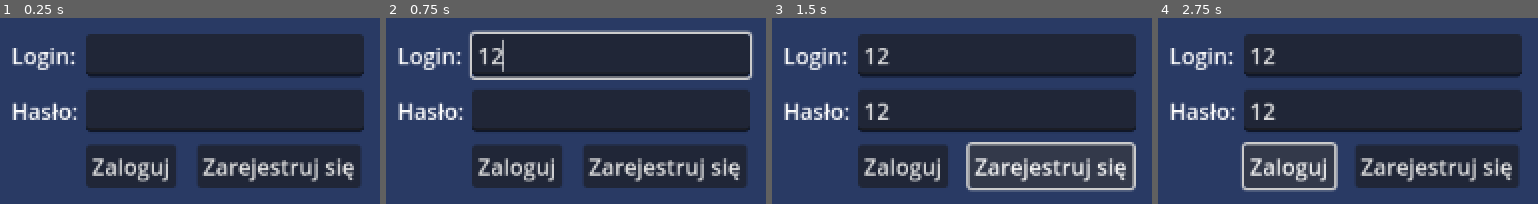
Above: before the commit, frames 1-4 (left to right).
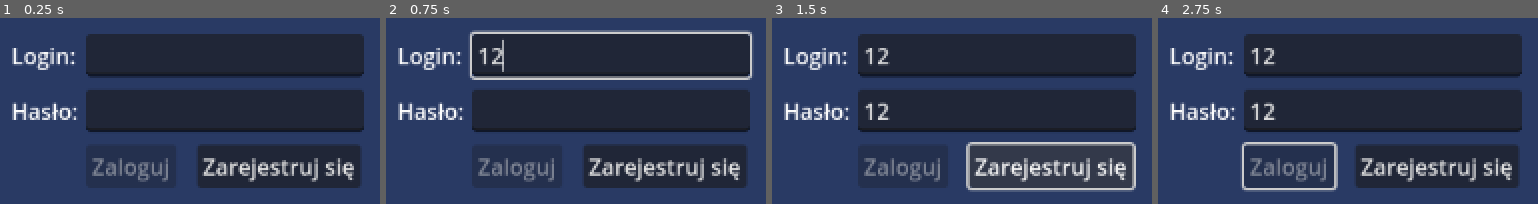
Above: after the commit, the same moments.

Repository: MateuszChoda/MediaLamus
Game: Godot game, scene res://Base/login_screen.tscn
The game is run twice, just before and just after one commit, with the same random seed, the same clock (stepped at 60 frames per second) and the same inputs.
Inputs (mouse positions are in pixels of both pictures, inside the frame that each line leads up to):
- Up to frame 1 (0.25 s): no input
- Up to frame 2 (0.75 s): click (610, 55) at 0.52 s; type "12" at 0.6 s
- Up to frame 3 (1.5 s): click (996, 111) at 0.75 s; type "12" at 0.83 s; click "Zarejestruj się" at 1.25 s
- Up to frame 4 (2.75 s): click (1291, 166) at 2 s, where only the run before the commit has a clickable "Zaloguj"

The runs differ from the first frame. In frame 1, 1.0% of the frame differs, in the area x 24-45%, y 75-89%; in frame 2, 1.0%; in frame 3, 1.0%; in frame 4, 1.3%.

Commit message:
Login scripting

Diff:
--- a/Base/login_screen.tscn
+++ b/Base/login_screen.tscn
@@ -1,4 +1,6 @@
-[gd_scene format=3 uid="uid://b2md5qoi0oyxh"]
+[gd_scene load_steps=2 format=3 uid="uid://b2md5qoi0oyxh"]
+
+[ext_resource type="Script" uid="uid://basnav6i7lhxj" path="res://Scripts/login_screen.gd" id="1_85wjt"]
 
 [node name="LoginScreen" type="Control"]
 layout_mode = 3
@@ -7,6 +9,7 @@
 anchor_bottom = 1.0
 grow_horizontal = 2
 grow_vertical = 2
+script = ExtResource("1_85wjt")
 
 [node name="Background" type="ColorRect" parent="."]
 layout_mode = 1
@@ -91,7 +94,7 @@
 grow_vertical = 2
 text = "Zaloguj"
 
-[node name="Button" type="Button" parent="Background"]
+[node name="Register" type="Button" parent="Background"]
 layout_mode = 1
 anchors_preset = 8
 anchor_left = 0.5
--- /dev/null
+++ b/Scripts/global.gd
@@ -0,0 +1,24 @@
+extends Node
+
+var current_scene_name
+var save_path = "user://save.json"
+var loading = false
+
+var login_data = {}
+
+signal scene_changed()
+
+func _ready() -> void:
+	current_scene_name = get_tree().get_current_scene().name
+
+func change_scene(scene_path):
+	current_scene_name = scene_path.get_file().get_basename()
+	var current_scene = get_tree().get_root().get_child(get_tree().get_root().get_child_count() - 1)
+	current_scene.queue_free()
+	var new_scene = load(scene_path).instantiate()
+	get_tree().get_root().call_deferred("add_child", new_scene)
+	get_tree().call_deferred("set_current_scene", new_scene)
+	call_deferred("post_scene_change_initialization")
+
+func post_scene_change_initialization():
+	scene_changed.emit()
--- /dev/null
+++ b/Scripts/login_screen.gd
@@ -0,0 +1,35 @@
+extends Control
+
+@onready var login = $Background/Login
+@onready var password = $Background/Haslo
+@onready var sign_in = $Background/SignIn
+@onready var register = $Background/Register
+
+func _ready() -> void:
+	sign_in.disabled = true
+
+func _process(delta: float) -> void:
+	pass
+
+func _on_login_text_changed(new_text: String) -> void:
+	pass # Replace with function body.
+
+
+func _on_haslo_text_changed(new_text: String) -> void:
+	pass # Replace with function body.
+
+
+func _on_haslo_text_submitted(new_text: String) -> void:
+	pass # Replace with function body.
+
+
+func _on_login_text_submitted(new_text: String) -> void:
+	pass # Replace with function body.
+
+
+func _on_sign_in_pressed() -> void:
+	pass # Replace with function body.
+
+
+func _on_register_pressed() -> void:
+	pass # Replace with function body.
Not shown, added: Scripts/global.gd.uid
Not shown, added: Scripts/login_screen.gd.uid
